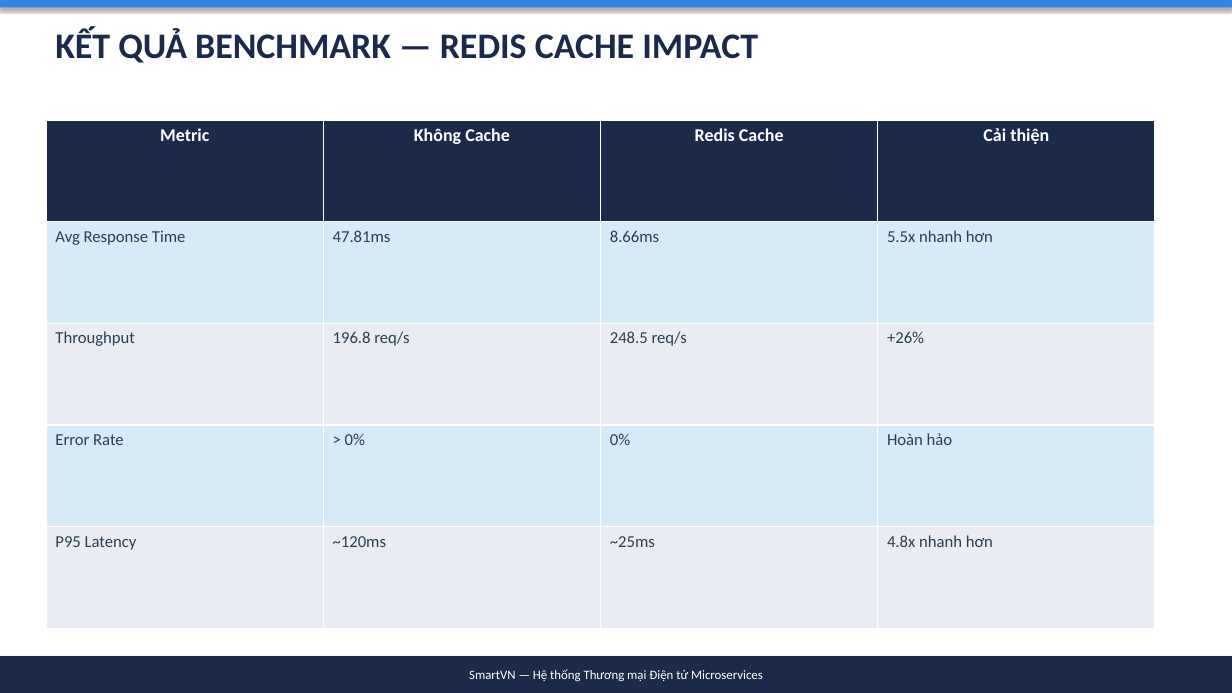
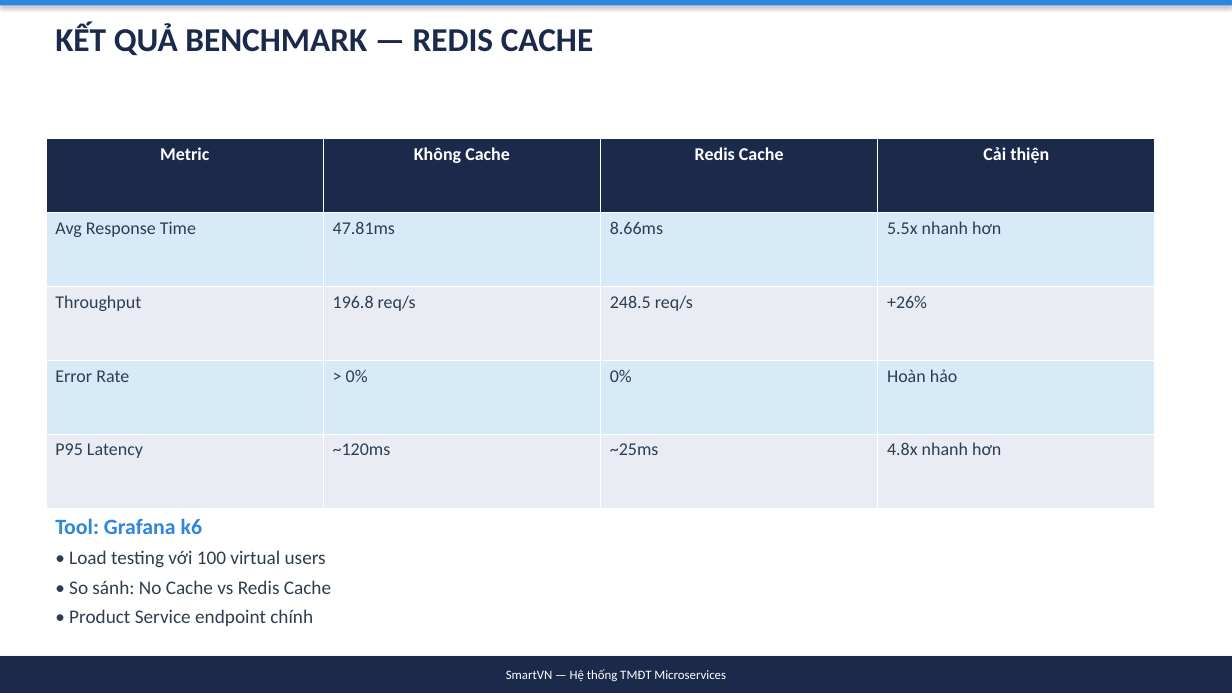
Before and after one commit to simasangggg/smartvn-report, a slide deck: slide 20 of SmartVN-Slides.pptx (slide 37 before the commit). Drawn at 1232x693 pixels with LibreOffice and Linux fonts; fonts in the diff are those of the drawing. Boxes give left, top, right and bottom in pixels: in the first picture for what was removed or moved away, otherwise in the second. Text is boxed around its words. In the diff, an @@ line names an element or a change of style, - is before the commit and + after.

Commit message:
refactor: Giảm slide xuống 23, tập trung Mobile
- Gộp 42 slides → 23 slides (gọn hơn, dễ trình bày)
- Mở rộng phần Mobile (6 slides): Login, Product, Cart/Checkout, Profile/Orders
- Giảm phần lý thuyết, tập trung demo UI + features
- Mỗi slide Mobile có ảnh screenshot + mô tả tính năng

```diff
--- a/SmartVN-Slides.pptx
+++ b/SmartVN-Slides.pptx
@@ text at (55, 24, 593, 56): text changed; size 28 to 26 pt @@
-KẾT QUẢ BENCHMARK — REDIS CACHE IMPACT
+KẾT QUẢ BENCHMARK — REDIS CACHE
@@ table at (46, 139, 1155, 508) @@
@@ size 13 to 14 pt in "Avg Response Time", "47.81ms", "8.66ms", "5.5x nhanh hơn" and 12 more places @@
@@ table: place and size @@
-table at (46, 120, 1155, 628)
+table at (46, 139, 1155, 508)
@@ text added at (55, 518, 331, 626), 15 pt, text #2C3E50 @@
+Tool: Grafana k6
+• Load testing với 100 virtual users
+• So sánh: No Cache vs Redis Cache
+• Product Service endpoint chính
@@ text in rectangle at (506, 669, 726, 681): text changed @@
-SmartVN — Hệ thống Thương mại Điện tử Microservices
+SmartVN — Hệ thống TMĐT Microservices
```
Also in this commit, not shown: 15 other slides changed, 7 slides added, 26 slides removed, 1 other file.
